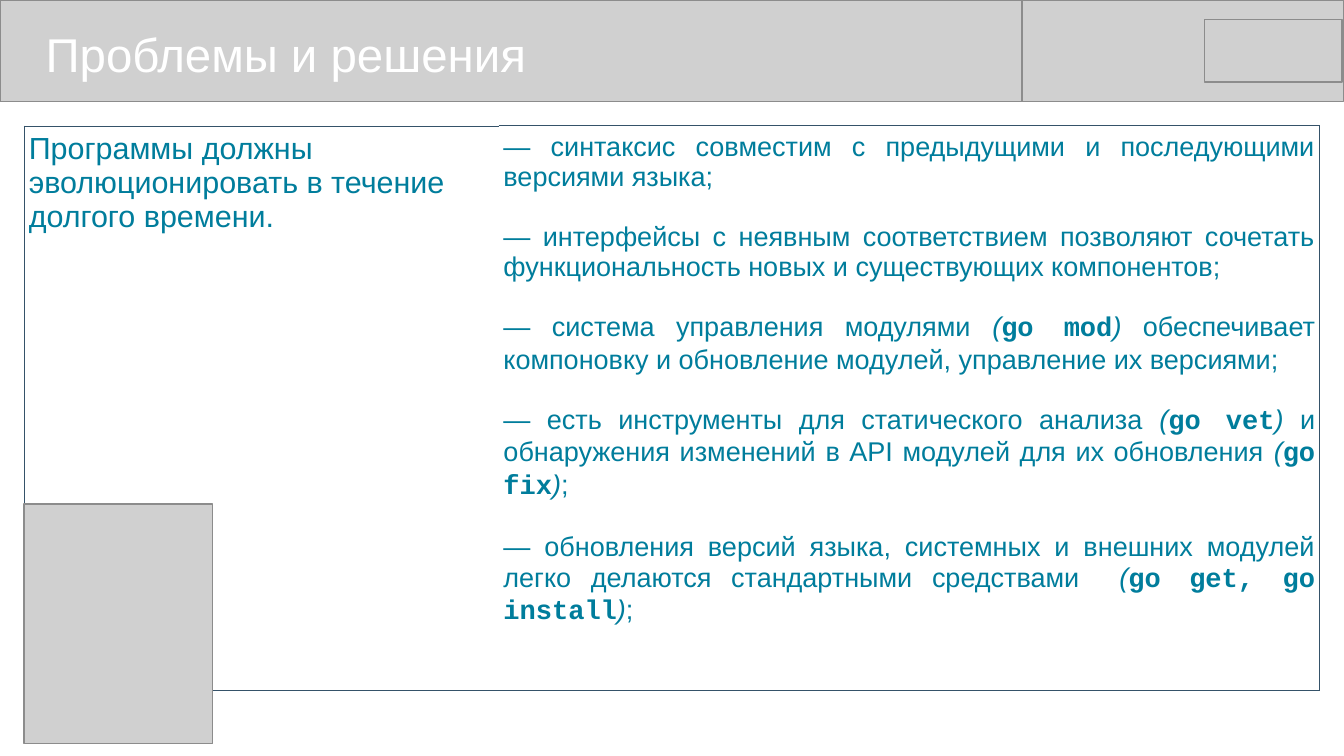
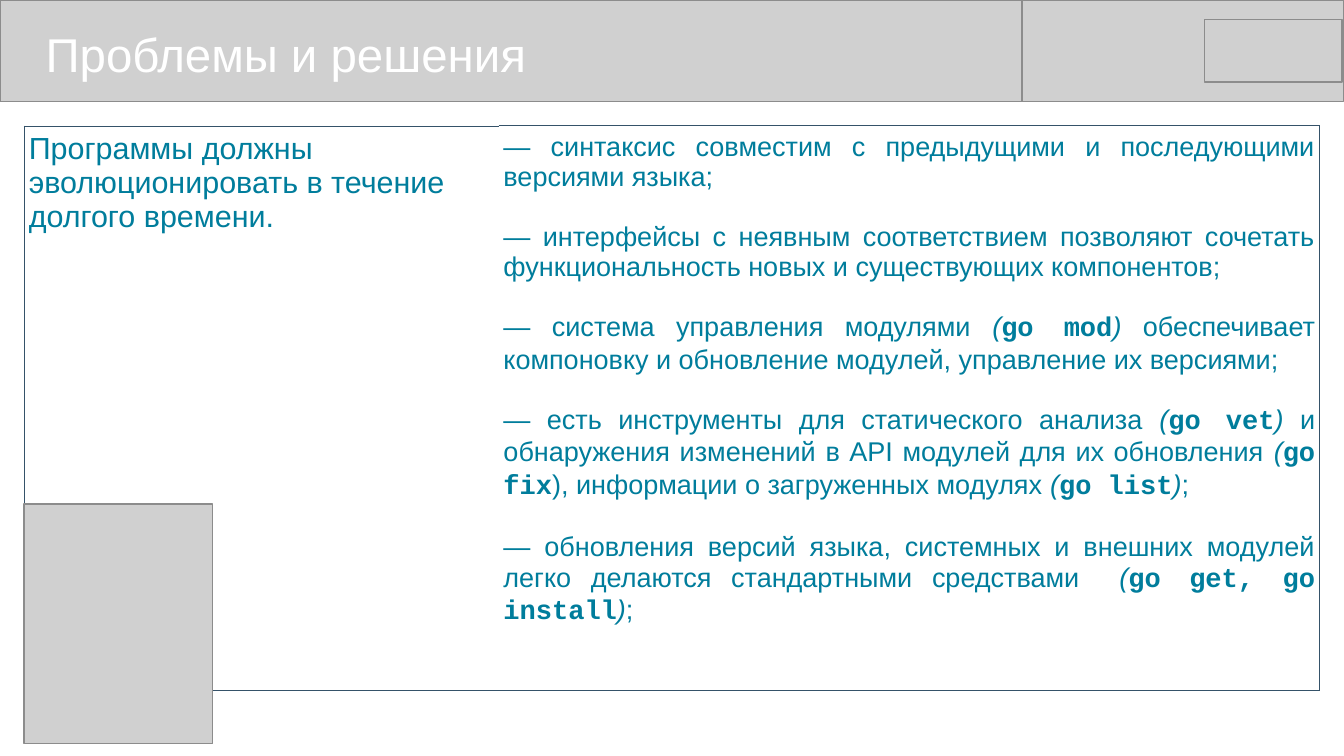
Before and after one commit to mike-shock/Go_language, a slide deck: slide 10 of view/Go_View.odp. Drawn at 1344x756 pixels with LibreOffice and Linux fonts; fonts in the diff are those of the drawing; grey boxes stand for pictures. Boxes give left, top, right and bottom in pixels: in the first picture for what was removed or moved away, otherwise in the second. Text is boxed around its words. In the diff, an @@ line names an element or a change of style, - is before the commit and + after.

```diff
--- a/view/Go_View.odp
+++ b/view/Go_View.odp
@@ table at <box>24,126,1321,661</box> @@
-row 1, column 2: — синтаксис совместим с предыдущими и последующими версиями языка; / — интерфейсы с неявным соответствием позволяют сочетать функциональность новых и существующих компонентов; / — система управления модулями (go mod) обеспечивает компоновку и обновление модулей, управление их версиями; / — есть инструменты для статического анализа (go vet) и обнаружения изменений в API модулей для их обновления (go fix); / — обновления версий языка, системных и внешних модулей легко делаются стандартными средствами (go get, go install);
+row 1, column 2: — синтаксис совместим с предыдущими и последующими версиями языка; / — интерфейсы с неявным соответствием позволяют сочетать функциональность новых и существующих компонентов; / — система управления модулями (go mod) обеспечивает компоновку и обновление модулей, управление их версиями; / — есть инструменты для статического анализа (go vet) и обнаружения изменений в API модулей для их обновления (go fix), информации о загруженных модулях (go list); / — обновления версий языка, системных и внешних модулей легко делаются стандартными средствами (go get, go install);
```
Also in this commit, not shown: 1 other slide changed.
